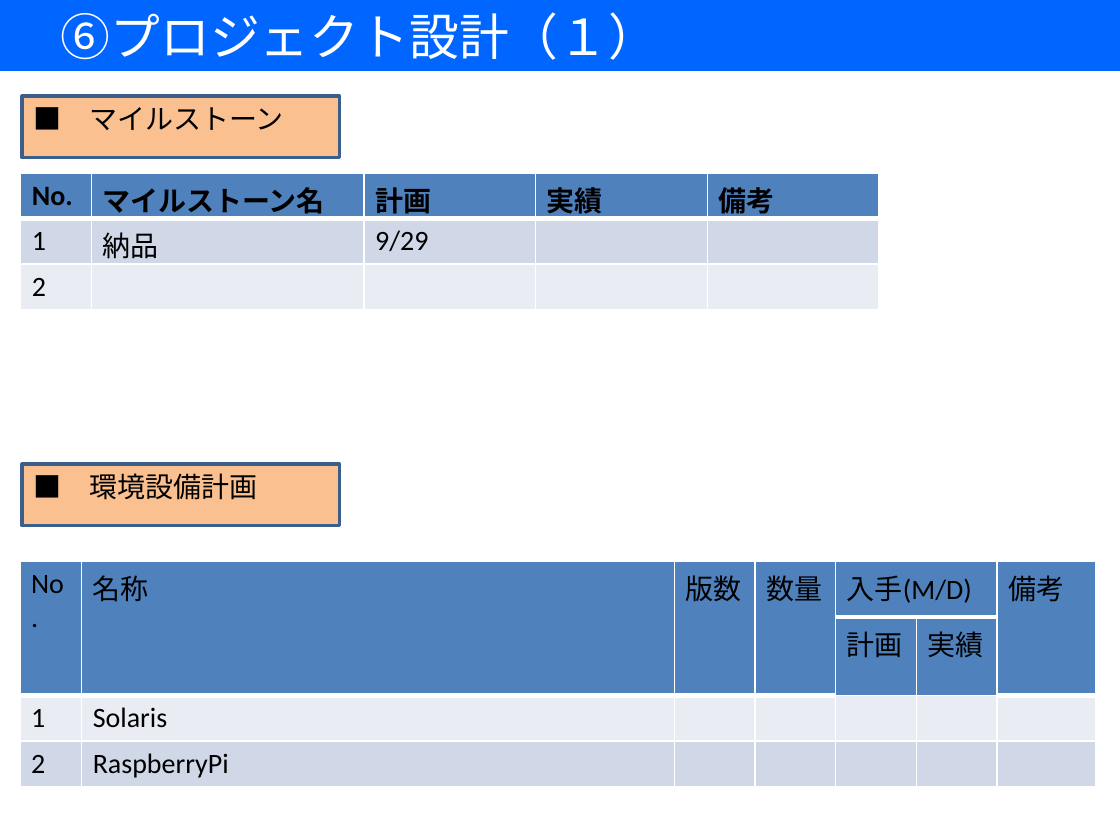
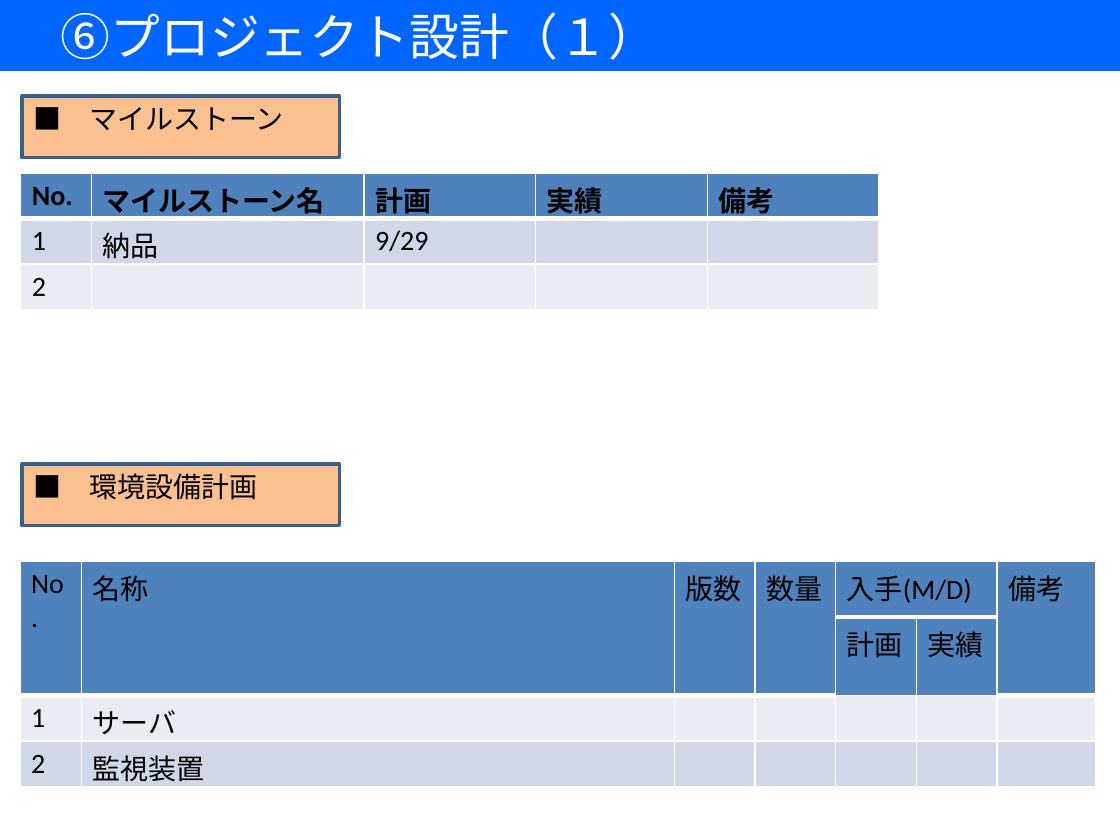
Before and after one commit to 7057547/RemoteMonitoringSystem, a slide deck: slide 14 of DOC/05作成資料/00開発計画書/【遠隔監視システム開発】開発計画書.pptx. Drawn at 1120x840 pixels with LibreOffice and Linux fonts; fonts in the diff are those of the drawing. Boxes give left, top, right and bottom in pixels: in the first picture for what was removed or moved away, otherwise in the second. Text is boxed around its words. In the diff, an @@ line names an element or a change of style, - is before the commit and + after.

```diff
--- a/DOC/05作成資料/00開発計画書/【遠隔監視システム開発】開発計画書.pptx
+++ b/DOC/05作成資料/00開発計画書/【遠隔監視システム開発】開発計画書.pptx
@@ table at (x1=20, y1=561, x2=1095, y2=791) @@
-row 3, column 2: Solaris
+row 3, column 2: サーバ
-row 4, column 2: RaspberryPi
+row 4, column 2: 監視装置
```
Also in this commit, not shown: 6 other slides changed.
